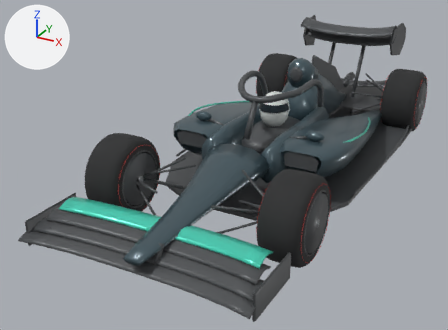
The glTF model assets/v4/car-low.glb as it was, and as the next commit left it.
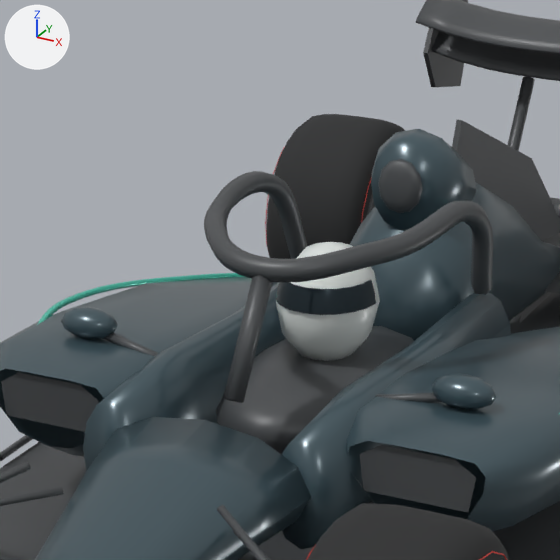
There are two pictures of each version: one whole from a 50 mm lens placed at (2.34, -5.45, 2.62), pointed at (-0.37, -0.53, 0.16), one close up on the part from 40% to 77% of the width and 6% to 56% of the height. Arrows for +X, +Y and +Z are at upper left; the lights stay in place. The last two pictures show the newer version. Where no turn or scale is listed for an object, it has been applied to the vertices. Vertices at exactly the same position are counted once.

Before the edit, the objects in view are built like this:
```python
me_cockpitsill = bpy.data.meshes.new('CockpitSill')
me_cockpitsill.from_pydata(...)  # 568 vertices, 1080 faces; spans x -0.87..0.87, y -2.32..2.32, z -0.45..0.45
me_cockpitsill.materials.append(mat_paint_002)  # dark cyan #42575f
me_cylinder_069 = bpy.data.meshes.new('Cylinder.069')
me_cylinder_069.from_pydata(...)  # 2754 vertices, 5216 faces; spans x -0.91..1.08, y -2.63..2.45, z -0.26..0.86
me_cylinder_069.materials.append(mat_carbon_002)  # dark grey #4d5052
me_v7_slickcarcass_003 = bpy.data.meshes.new('V7_SlickCarcass.003')
me_v7_slickcarcass_003.from_pydata(...)  # 264 vertices, 480 faces; spans x -0.175..0.175, y -0.36..0.36, z -0.36..0.36
me_v7_slickcarcass_003.materials.append(mat_tyre_002)  # black #2a2b2c
ob_td_v7_openwheel_carbon_002 = bpy.data.objects.new('TD_V7_OpenWheel_Carbon.002', me_cylinder_069)
ob_td_v7_openwheel_carbon_002.location = (-0.083, -0.019, 0.327)
ob_td_v7_openwheel_paint_002 = bpy.data.objects.new('TD_V7_OpenWheel_Paint.002', me_cockpitsill)
ob_td_v7_openwheel_paint_002.location = (0.0, -0.215, 0.61)
ob_wheel_f1_tyre_002 = bpy.data.objects.new('Wheel_F1_Tyre.002', me_v7_slickcarcass_003)
ob_wheel_f1_tyre_002.location = (0.805, -1.55, 0.36)
# also in view: 'Wheel_R-1_Tyre.002' at (-0.81, 1.77, 0.36); 'TD_V7_OpenWheel_Visor.002' at (0.0, -0.26, 0.74); 'TD_V7_OpenWheel_Accent.002' at (0.0, -0.59, 0.44); 'TD_V7_OpenWheel_Helmet.002' at (0.0, -0.18, 0.69)
```
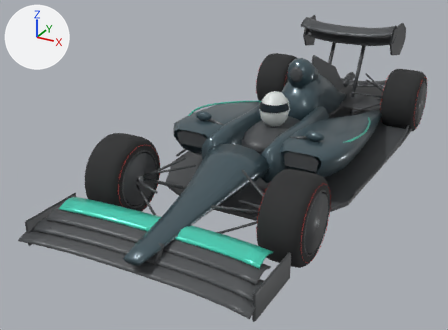
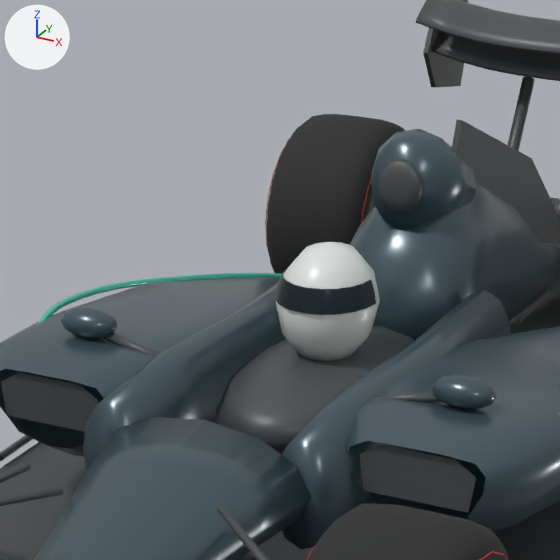
The change, as a list of edits to the scene's bpy script:
```text
Change me_cylinder_069:
    used by ob_td_v7_openwheel_carbon_002; location = (-0.083, -0.019, 0.327)
    remove me_cylinder_069.from_pydata(...)  # 2754 vertices, 5216 faces; spans x -0.91..1.08, y -2.63..2.45, z -0.26..0.86
    add me_cylinder_069.from_pydata(...)  # 2304 vertices, 4332 faces; spans x -0.91..1.08, y -2.63..2.45, z -0.26..0.86
    me_cylinder_069 part 1: the loose piece of 438 vertices spanning x -0.27..0.44, y -0.62..0.32, z 0.31..0.67 is deleted
    me_cylinder_069 part 2: the loose piece of 12 vertices spanning x 0.06..0.11, y -0.79..-0.56, z 0.25..0.6 is deleted
```

Boxes [x1, y1, x2, y2] around the edits, measured in the close-ups (560 x 560 px):
part 1 of me_cylinder_069, deleted
    before: [204, 171, 493, 295]
part 2 of me_cylinder_069, deleted
    before: [223, 275, 273, 403]
